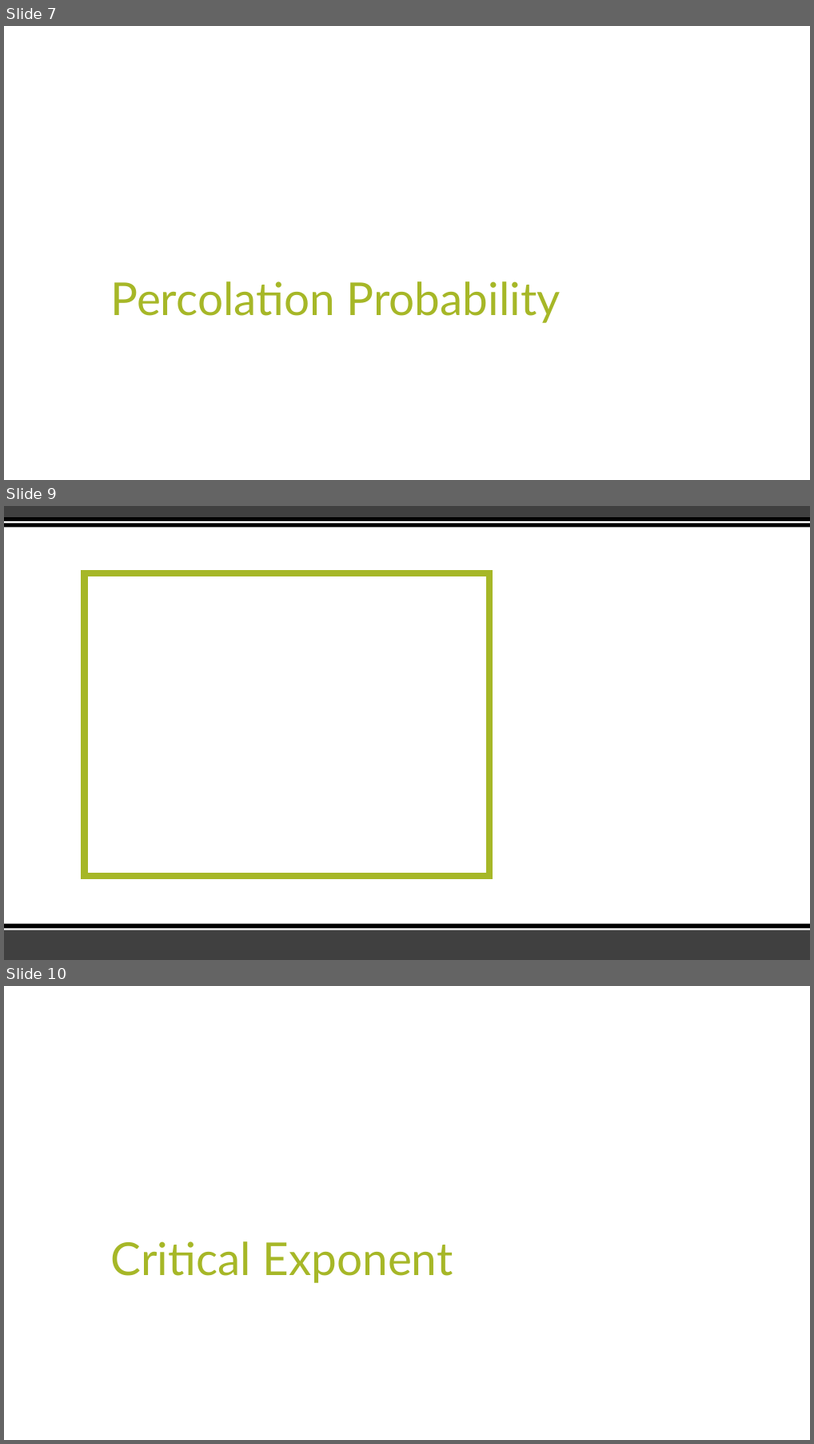
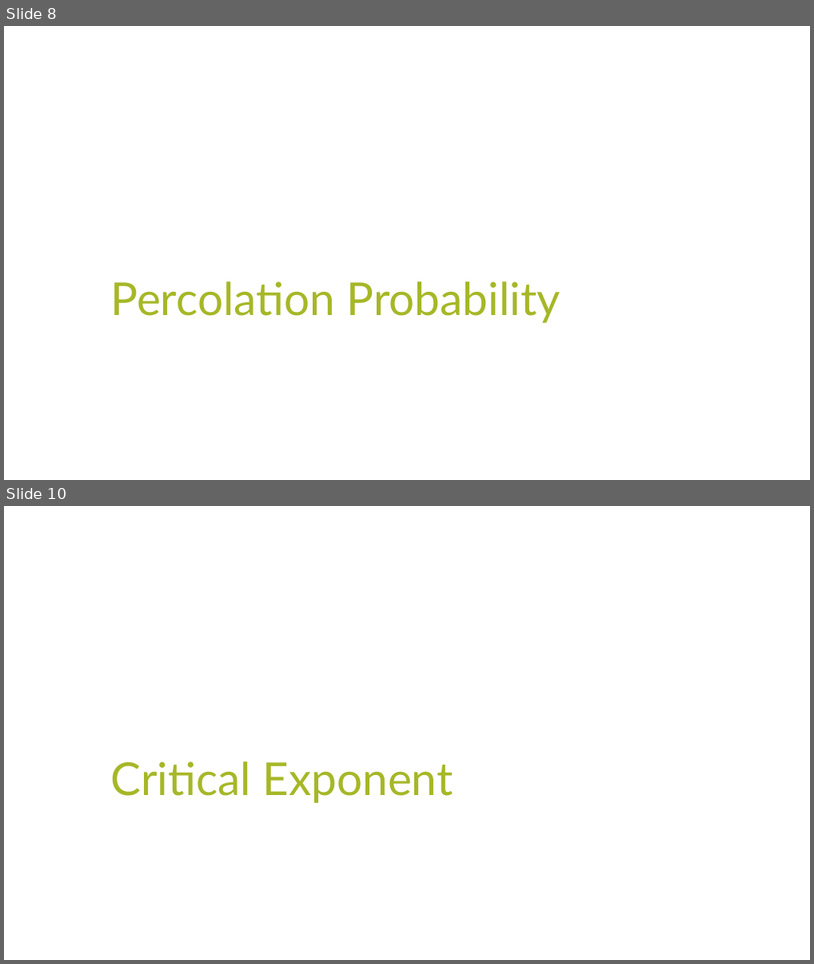
Before and after one commit to tahoeschrader/PHYS566_group4_project-1a_walk-diffusion-cluster, a slide deck: Percolation/Percolation_Presentation.pptx. Shown one above the other, each under a label of ours: slides 7, 9 and 10 before the commit, slides 8 and 10 after it; the slides between them are not shown. The pictures are 814x1444 and 814x964 pixels, drawn with LibreOffice and Linux fonts; fonts in the diff are those of the drawing. Boxes give left, top, right and bottom in pixels: in the first picture for what was removed or moved away, otherwise in the second. Text is boxed around its words. In the diff, an @@ line names an element or a change of style, - is before the commit and + after.

```diff
--- a/Percolation/Percolation_Presentation.pptx
+++ b/Percolation/Percolation_Presentation.pptx
@@ slide 9 removed at bbox=[4, 506, 810, 960], background #FFFFFF @@
@@ rectangle removed at bbox=[4, 506, 810, 517] @@
@@ rectangle removed at bbox=[4, 517, 810, 527] @@
@@ rectangle removed at bbox=[4, 521, 810, 523] @@
@@ rectangle removed at bbox=[85, 573, 490, 876] @@
@@ rectangle removed at bbox=[4, 929, 810, 960] @@
@@ rectangle removed at bbox=[4, 924, 810, 930] @@
@@ rectangle removed at bbox=[4, 928, 810, 930] @@
@@ what was slide 7 is now slide 8 @@
```
Also in this commit, not shown: 4 slides changed, 3 slides added, 1 other slide removed.
